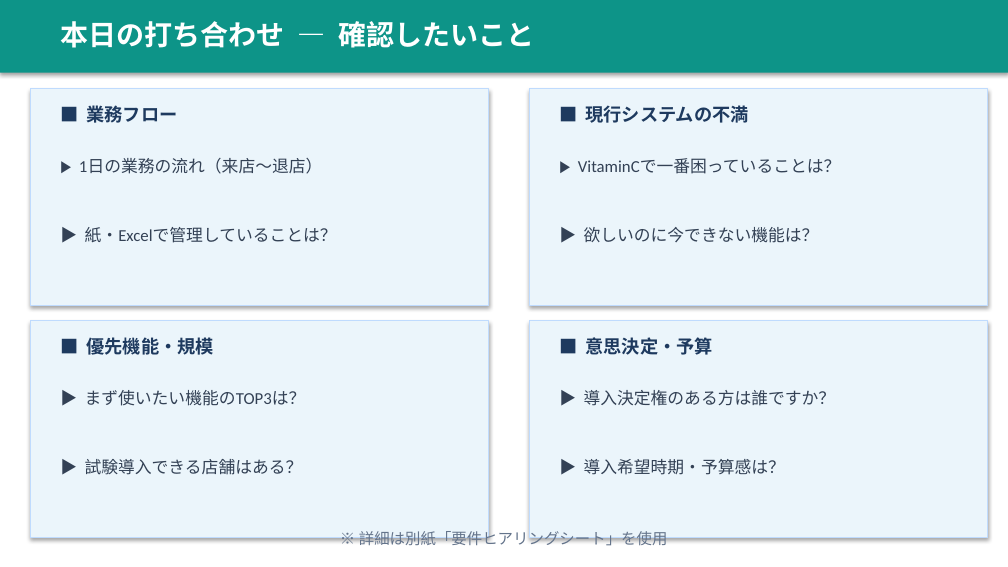
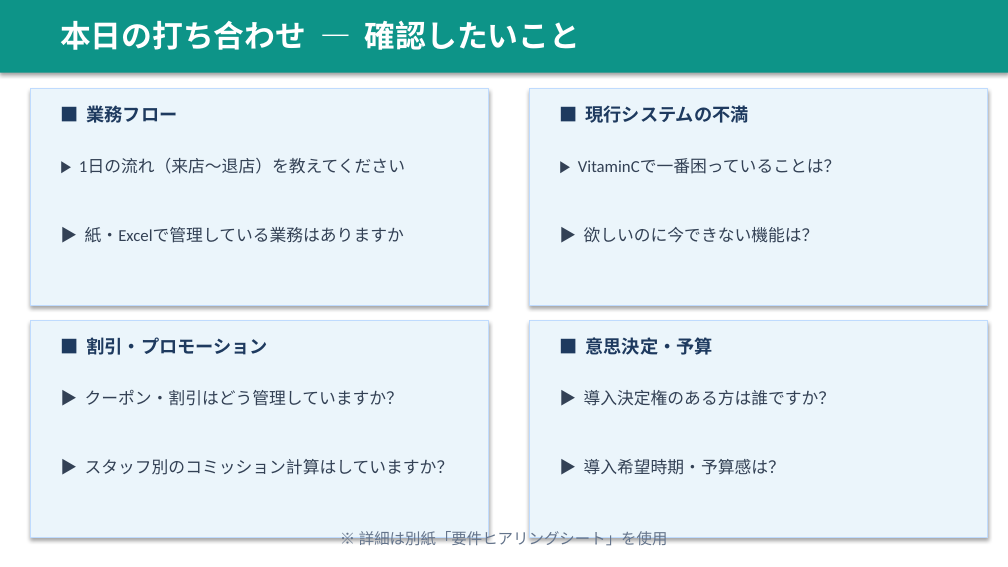
Before and after one commit to kimseungmok/salon-pos-v2, a slide deck: slide 8 of docs/proposal/salon_pos_proposal.pptx (slide 7 before the commit). Drawn at 1008x567 pixels with LibreOffice and Linux fonts; fonts in the diff are those of the drawing. Boxes give left, top, right and bottom in pixels: in the first picture for what was removed or moved away, otherwise in the second. Text is boxed around its words. In the diff, an @@ line names an element or a change of style, - is before the commit and + after.

```diff
--- a/docs/proposal/salon_pos_proposal.pptx
+++ b/docs/proposal/salon_pos_proposal.pptx
@@ text "本日の打ち合わせ — 確認したいこと" at box(60, 21, 580, 50): size 20 to 22 pt @@
@@ rectangle at box(30, 89, 489, 305): outline #BFDBFE 0.5 pt to #BFDBFE 0.75 pt @@
@@ text at box(88, 158, 406, 174): text changed @@
-▶ 1日の業務の流れ（来店〜退店）
+▶ 1日の流れ（来店〜退店）を教えてください
@@ text at box(85, 227, 404, 243): text changed @@
-▶ 紙・Excelで管理していることは？
+▶ 紙・Excelで管理している業務はありますか
@@ rectangle at box(30, 321, 489, 537): outline #BFDBFE 0.5 pt to #BFDBFE 0.75 pt @@
@@ text at box(87, 337, 268, 355): text changed @@
-■ 優先機能・規模
+■ 割引・プロモーション
@@ text at box(85, 390, 403, 406): text changed @@
-▶ まず使いたい機能のTOP3は？
+▶ クーポン・割引はどう管理していますか？
@@ text at box(85, 459, 454, 475): text changed @@
-▶ 試験導入できる店舗はある？
+▶ スタッフ別のコミッション計算はしていますか？
```
Also in this commit, not shown: 7 other slides changed, 1 slide added, 1 other file.
